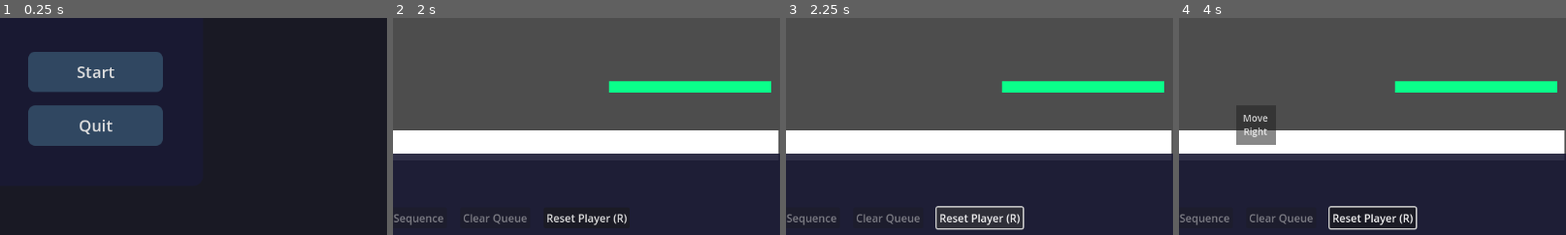
Above: before the commit, frames 1-4 (left to right).
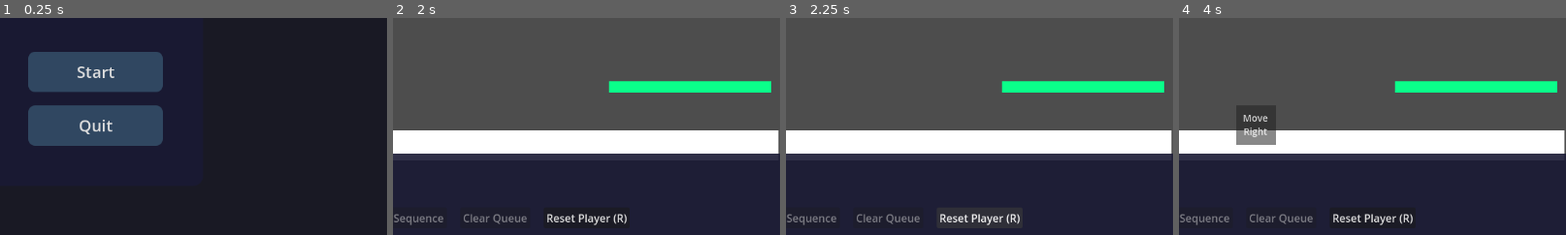
Above: after the commit, the same moments.

Repository: Yuanryan/Rune-Lengend
Game: Godot game, scene res://Scenes/main.tscn
Two runs of this game, one before a commit and one after it. Both use one fixed random seed, a clock stepped at 60 frames per second and the inputs below. The engine's default icon, where the game draws it, is replaced by a stand-in: a white triangle on a blue panel in a dark square.
Inputs (mouse positions are % of the whole screen's width and height, from its top left):
- Up to frame 1 (0.25 s): no input
- Up to frame 2 (2 s): click "Start" at 0.5 s; click "🔒" at 1.25 s
- Up to frame 3 (2.25 s): click "Reset Player (R)" at 2 s
- Up to frame 4 (4 s): drag from (40, 9) to (60, 28) at 2.77 s; drag from (47, 9) to (45, 70) at 3.52 s
The pictures show only the part of the screen within x 38-88%, y 50-100%; the shares and areas given below are measured in that part.

Frames 1-2 are identical in both runs. In frame 3, 0.5% of the frame differs, in the area x 38-62%, y 86-98%; in frame 4, 0.5%.

Commit message:
Fixed UI bugs

Diff:
--- a/Scripts/UI/InGame/in_game_ui.gd
+++ b/Scripts/UI/InGame/in_game_ui.gd
@@ -47,12 +47,15 @@
     _update_ui()
 
 func _on_execute_pressed() -> void:
+    execute_button.release_focus()
     execute_sequence()
 
 func _on_clear_pressed() -> void:
+    clear_button.release_focus()
     clear_sequence()
 
 func _on_reset_pressed() -> void:
+    reset_button.release_focus()
     reset_player()
 
 func execute_sequence() -> void:
--- a/Scripts/player.gd
+++ b/Scripts/player.gd
@@ -88,7 +88,7 @@
         if finished:
             _current_action.interrupt(self)
             _notify_ui_action_finished(_total_actions_executed)
-            _total_actions_executed += 1  # 增加已執行的動作計數
+            _total_actions_executed += 1
             _current_action = null
 
             if action_queue.size() > 0:
@@ -112,7 +112,9 @@
         # 調用動作的中斷方法進行清理
         _current_action.interrupt(self)
         _notify_ui_action_finished(_total_actions_executed)
+        _total_actions_executed += 1
         _current_action = null
+
         # 立即執行下一個動作（如果有的話）
         if action_queue.size() > 0:
             _current_action = action_queue.pop_front()
